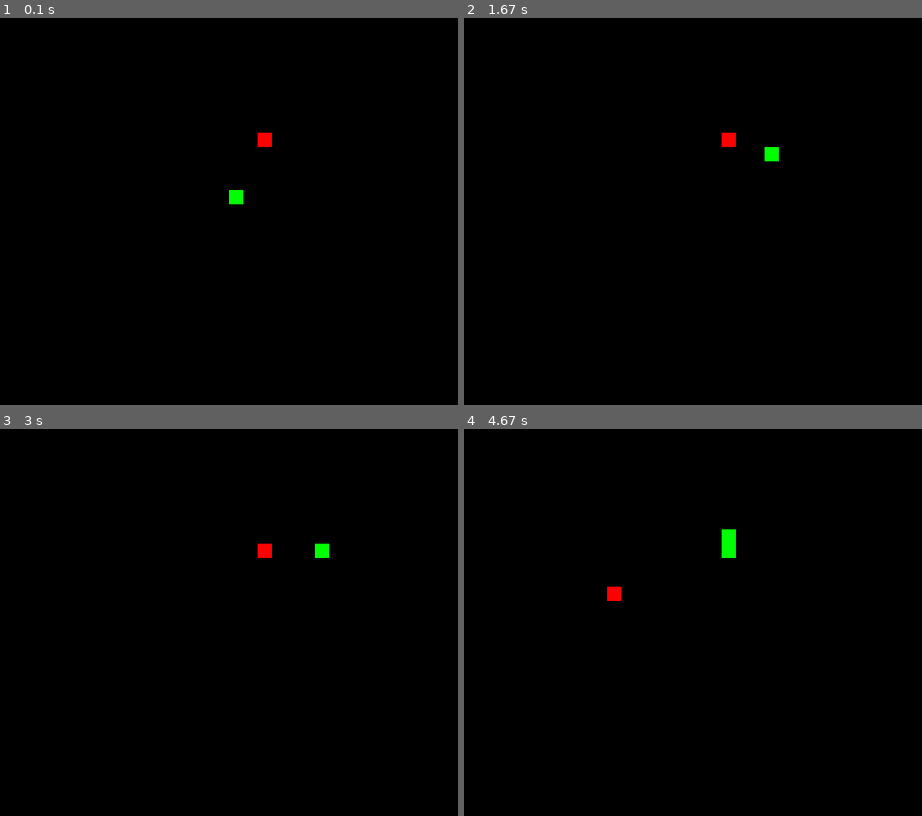
Above: before the commit, frames 1-4 (two rows, left to right).
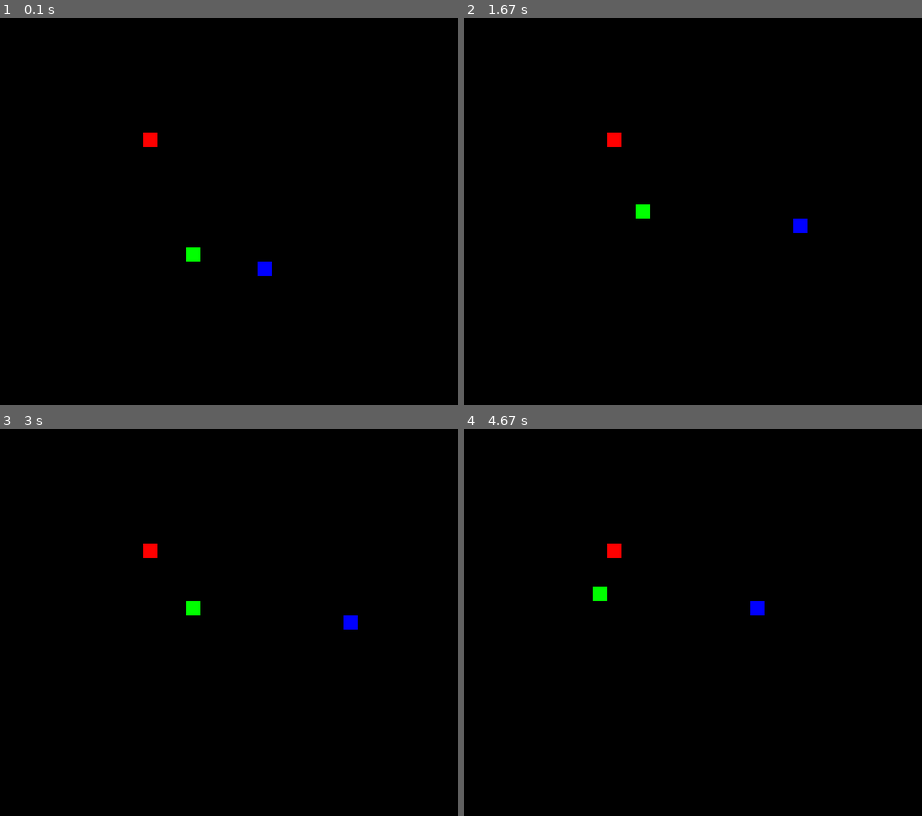
Above: after the commit, the same moments.

Repository: annego15/Pygame-Snake
Game: pygame game, started from snake.py
Two runs of this game, one before a commit and one after it. Both use one fixed random seed, a clock stepped at 60 frames per second and the inputs below.
Inputs:
- Up to frame 1 (0.1 s): no input
- Up to frame 2 (1.67 s): hold A 0.33-0.8 s; hold Right 0.33-0.8 s; hold Right 0.83-1.3 s; hold D 0.83-1.3 s; hold Up from 1.33 s (still down); hold W from 1.33 s (still down)
- Up to frame 3 (3 s): release Up at 1.83 s; release W at 1.83 s; hold Right 1.87-2.4 s; hold D 1.87-2.4 s; hold Left 2.43-2.98 s; hold A 2.43-2.98 s
- Up to frame 4 (4.67 s): hold Down 3.02-3.57 s; hold S 3.02-3.57 s; hold Left 3.6-4.15 s; hold A 3.6-4.15 s; hold Up from 4.18 s (still down); hold W from 4.18 s (still down)

The runs differ from the first frame. In frame 1, 0.6% of the frame differs, in the area x 31-60%, y 29-67%; in frame 2, 0.6%; in frame 3, 0.6%; in frame 4, 0.7%, in the area x 28-66%, y 25-49%.

Commit message:
Muliplayer support

Diff:
--- a/snake.py
+++ b/snake.py
@@ -16,20 +16,18 @@
 BLACK = (0, 0, 0)
 RED = (255, 0, 0)
 GREEN = (0, 255, 0)
+BLUE = (0, 0, 255)
 
-class Game:
-    def __init__(self, screen_, cell_size_):
-        self.snake_tiles_x = [coordinates_length // 2]
-        self.snake_tiles_y = [coordinates_height // 2]
-        self.food_x = random.randint(0, coordinates_length - 1)
-        self.food_y = random.randint(0, coordinates_height - 1)
+class Player:
+    def __init__(self, color_):
+        self.snake_tiles_x = [random.randint(coordinates_length // 4, (coordinates_length // 4) * 3)]
+        self.snake_tiles_y = [random.randint(coordinates_length // 4, (coordinates_length // 4) * 3)]
+        self.direction = 0      # 0 = up, 1 = right, 2 = down, 3 = left
+        self.color = color_
+        self.game_over_player = False
         self.food_eaten = False
-        self.direction = 0      # 0 = up, 1 = right, 2 = down, 3 = left
-        self.screen = screen_
-        self.cell_size = cell_size_
-        self.game_over = False
 
-    def update_game(self):
+    def update_player(self, game):
         if self.direction == 0:
             self.check_cell(self.snake_tiles_x[0], self.snake_tiles_y[0] - 1)
         elif self.direction == 1:
@@ -39,48 +37,107 @@
         elif self.direction == 3:
             self.check_cell(self.snake_tiles_x[0] - 1, self.snake_tiles_y[0])
 
-        if self.snake_tiles_x[0] >= coordinates_length or self.snake_tiles_y[0] >= coordinates_height \
-                or self.snake_tiles_x[0] < 0 or self.snake_tiles_y[0] < 0:
-            return False
-
         if not self.food_eaten:
             self.snake_tiles_x.pop(-1)
             self.snake_tiles_y.pop(-1)
 
         self.food_eaten = False
-        found = False
-        while not found:
-            for i in range(len(self.snake_tiles_x)):
-                if self.snake_tiles_x[i] == self.food_x and self.snake_tiles_y[i] == self.food_y:
-                    self.food_eaten = True
-                    self.food_x = random.randint(0, coordinates_length - 1)
-                    self.food_y = random.randint(0, coordinates_height - 1)
-                else:
-                    found = True
+        for i in range(len(self.snake_tiles_x)):
+            if self.snake_tiles_x[i] == game.food_x and self.snake_tiles_y[i] == game.food_y:
+                self.food_eaten = True
 
     def check_cell(self, x, y):
         if x >= coordinates_length or y >= coordinates_height or x < 0 or y < 0:
-            self.game_over = True
+            self.game_over_player = True
 
         for i in range(len(self.snake_tiles_x)):
             if self.snake_tiles_x[i] == x and self.snake_tiles_y[i] == y:
-                self.game_over = True
+                self.game_over_player = True
 
         self.snake_tiles_x.insert(0, x)
         self.snake_tiles_y.insert(0, y)
 
+
+
+
+
+class Game:
+    def __init__(self, screen_):
+        self.food_x = random.randint(0, coordinates_length - 1)
+        self.food_y = random.randint(0, coordinates_height - 1)
+        self.screen = screen_
+        self.game_over = False
+        self.players = []
+
+    def add_player(self, player):
+        self.players.append(player)
+
+    def update_game(self):
+        food_eaten = False
+
+        # update every player movement
+        for player in self.players:
+            player.update_player(self)
+            if player.food_eaten:
+                food_eaten = True
+
+        # check for collisions with other players
+        for player in self.players:
+            other_players = self.players[:]
+            other_players.remove(player)
+            for other_player in other_players:
+                for i in range(len(other_player.snake_tiles_x)):
+                    if player.snake_tiles_x[0] == other_player.snake_tiles_x[i] and \
+                       player.snake_tiles_y[0] == other_player.snake_tiles_y[i]:
+                        player.game_over = True
+
+        # remove players which are game over
+        for player in self.players:
+            if player.game_over_player:
+                self.players.remove(player)
+
+        # update food position if eaten
+        if food_eaten:
+            found_good_position = False
+            while not found_good_position:
+                self.food_x = random.randint(0, coordinates_length - 1)
+                self.food_y = random.randint(0, coordinates_height - 1)
+                found_good_position = True
+
+                for player in self.players:
+                    for i in range(len(player.snake_tiles_x)):
+                        # no collision recognized yet
+                        if found_good_position:
+                            if player.snake_tiles_x[i] == self.food_x and player.snake_tiles_y[i] == self.food_y:
+                                # food collision with snake found
+                                found_good_position = False
+                                break
+                # repeat loop if collision is found
+
     def draw_game(self):
         self.screen.fill(BLACK)
-        for i in range(len(self.snake_tiles_x)):
-            x, y = self.calc_coordinates(self.snake_tiles_x[i], self.snake_tiles_y[i])
-            a_rect = pygame.Rect(x, y, self.cell_size, self.cell_size)
-            pygame.draw.rect(self.screen, GREEN, a_rect)
+        # draw all players
+        for player in self.players:
+            for i in range(len(player.snake_tiles_x)):
+                x, y = self.calc_coordinates(player.snake_tiles_x[i], player.snake_tiles_y[i])
+                a_rect = pygame.Rect(x, y, cell_size, cell_size)
+                pygame.draw.rect(self.screen, player.color, a_rect)
+        # draw food
         x, y = self.calc_coordinates(self.food_x, self.food_y)
-        a_rect = pygame.Rect(x, y, self.cell_size, self.cell_size)
+        a_rect = pygame.Rect(x, y, cell_size, cell_size)
         pygame.draw.rect(self.screen, RED, a_rect)
 
     def calc_coordinates(self, x, y):
-        return x * self.cell_size, y * self.cell_size
+        return x * cell_size, y * cell_size
+
+
+def change_direction(player, new_dir):
+    if len(player.snake_tiles_x) == 1:
+        player.direction = new_dir
+    else:
+        if player.direction != (new_dir+2) % 4:
+            player.direction = new_dir
+
 
 def main():
     pygame.init()
@@ -88,7 +145,12 @@
     screen = pygame.display.set_mode((board_length, board_height), 0, 32)
     pygame.display.set_caption('Snake')
 
-    my_game = Game(screen, cell_size)
+    my_game = Game(screen)
+    player1 = Player(GREEN)
+    player2 = Player(BLUE)
+
+    my_game.add_player(player1)
+    my_game.add_player(player2)
 
     FPS = 5  # frames per second setting
     fps_clock = pygame.time.Clock()
@@ -99,28 +161,29 @@
                     (event.type == pygame.KEYUP and event.key == pygame.K_ESCAPE):
                 is_running = False
             elif event.type == KEYDOWN:
-                #WASD
+                # WASD (player 1)
                 if event.key == K_w:
-                    my_game.direction = 0
+                    change_direction(player1, 0)
                 elif event.key == K_d:
-                    my_game.direction = 1
+                    change_direction(player1, 1)
                 elif event.key == K_s:
-                    my_game.direction = 2
+                    change_direction(player1, 2)
                 elif event.key == K_a:
-                    my_game.direction = 3
-                #
+                    change_direction(player1, 3)
+
+                # arrow keys (player 2)
                 elif event.key == K_UP:
-                    my_game.direction = 0
+                    change_direction(player2, 0)
                 elif event.key == K_RIGHT:
-                    my_game.direction = 1
+                    change_direction(player2, 1)
                 elif event.key == K_DOWN:
-                    my_game.direction = 2
+                    change_direction(player2, 2)
                 elif event.key == K_LEFT:
-                    my_game.direction = 3
+                    change_direction(player2, 3)
 
         my_game.update_game()
 
-        if my_game.game_over:
+        if not my_game.players:
             is_running = False
         else:
             my_game.draw_game()
